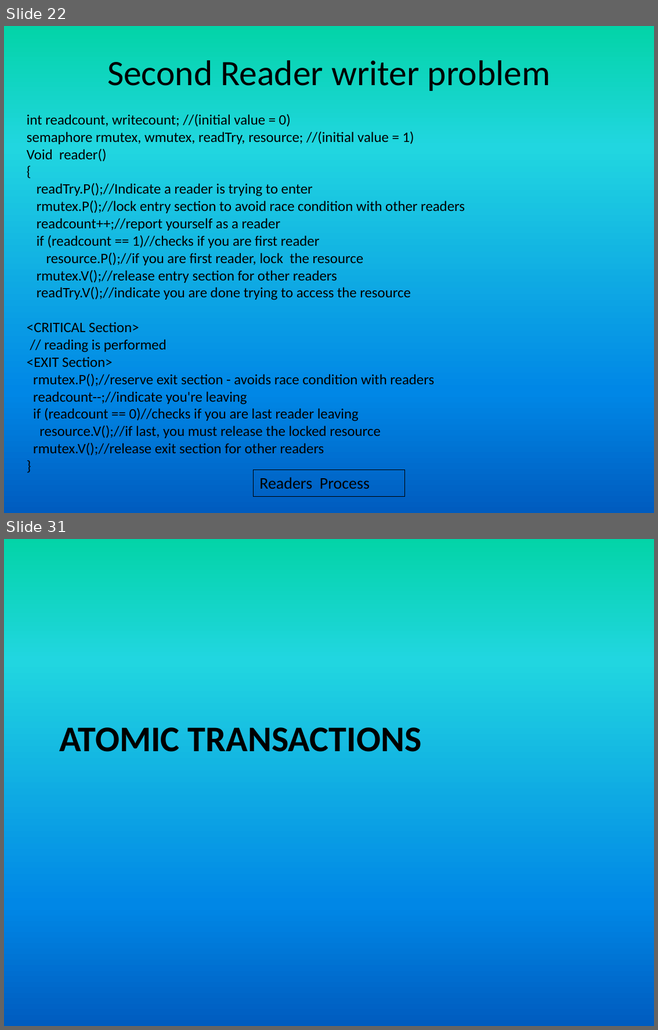
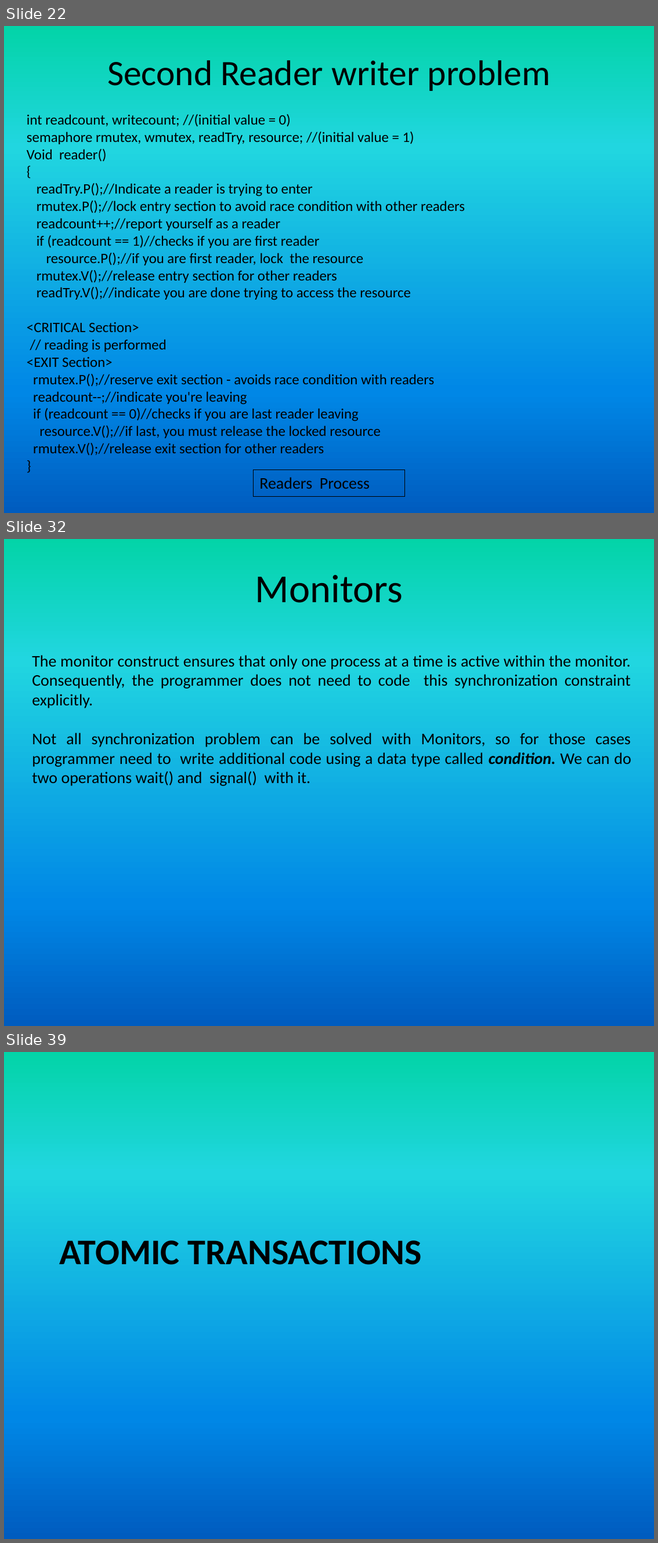
Before and after one commit to girishsukukumar/RTOS, a slide deck: RTOS-13 synchronization.pptx. Shown one above the other, each under a label of ours: slides 22 and 31 before the commit, slides 22, 32 and 39 after it; the slides between them are not shown. The pictures are 658x1030 and 658x1543 pixels, drawn with LibreOffice and Linux fonts; fonts in the diff are those of the drawing. Boxes give left, top, right and bottom in pixels: in the first picture for what was removed or moved away, otherwise in the second. Text is boxed around its words. In the diff, an @@ line names an element or a change of style, - is before the commit and + after.

```diff
--- a/RTOS-13 synchronization.pptx
+++ b/RTOS-13 synchronization.pptx
@@ slide 32 added at [4, 539, 654, 1026], background gradient #03D4A8 to #21D6E0 to #0087E6 to #005CBF @@
@@ title added at [255, 575, 402, 603], 44 pt, text #000000 @@
+Monitors
@@ text added at [32, 655, 630, 786], 18 pt, text #000000 @@
+The monitor construct ensures that only one process at a time is active within the monitor. Consequently, the programmer does not need to code this synchronization constraint explicitly.
+Not all synchronization problem can be solved with Monitors, so for those cases programmer need to write additional code using a data type called condition. We can do two operations wait() and signal() with it.
@@ what was slide 31 is now slide 39 @@
```
Also in this commit, not shown: 4 slides changed, 11 other slides added, 4 slides removed.
